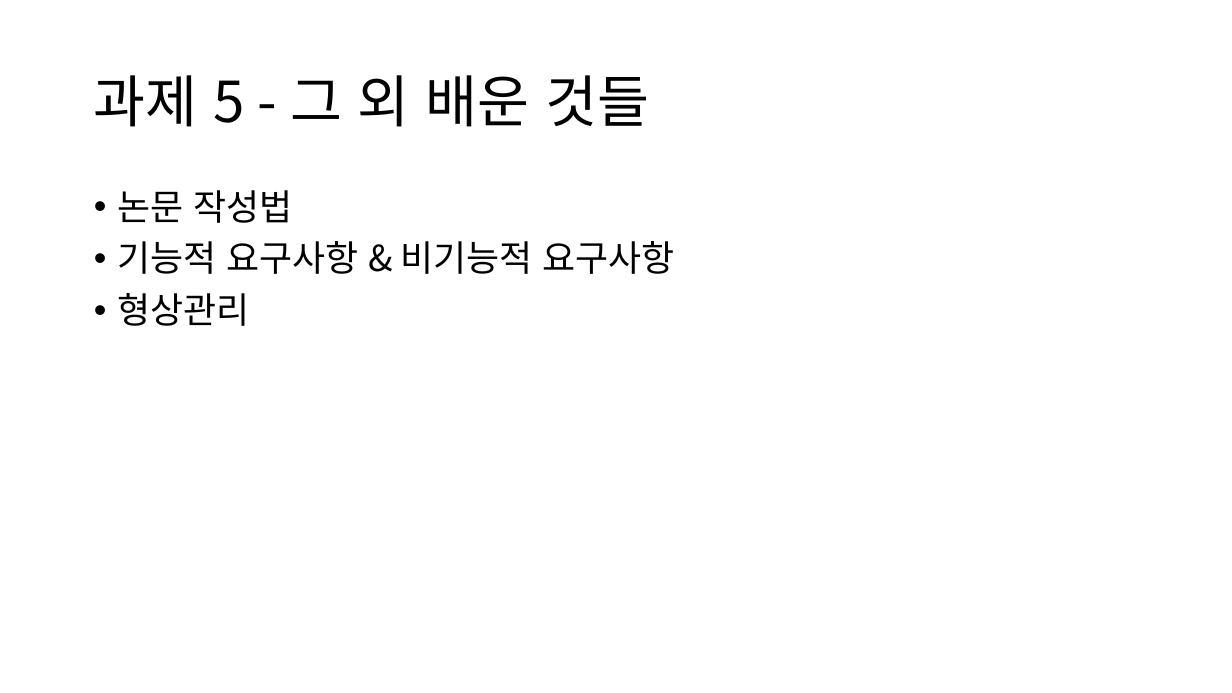
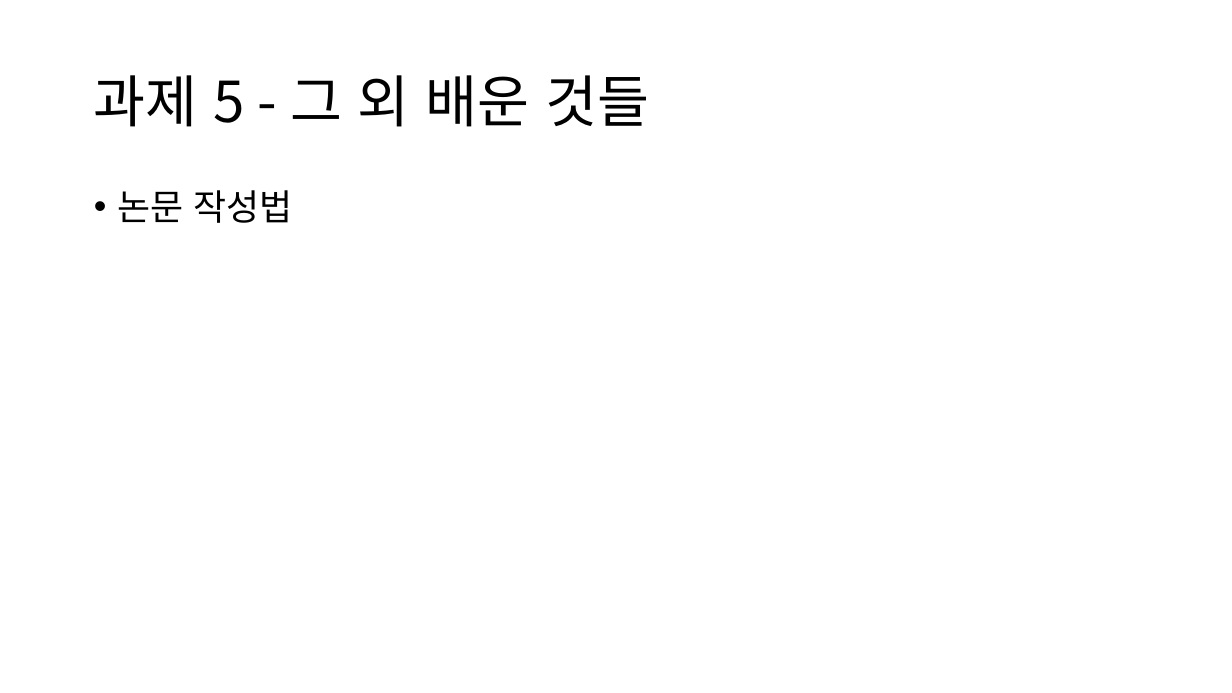
Before and after one commit to TUK-pedestrianSafety/document, a slide deck: slide 43 of ppt/소프트웨어 응용설계 발표자료.pptx (slide 13 before the commit). Drawn at 1232x693 pixels with LibreOffice and Linux fonts; fonts in the diff are those of the drawing. Boxes give left, top, right and bottom in pixels: in the first picture for what was removed or moved away, otherwise in the second. Text is boxed around its words. In the diff, an @@ line names an element or a change of style, - is before the commit and + after.

```diff
--- a/ppt/소프트웨어 응용설계 발표자료.pptx
+++ b/ppt/소프트웨어 응용설계 발표자료.pptx
@@ text at (117, 241, 675, 326): paragraphs removed @@
-• 기능적 요구사항 & 비기능적 요구사항
-• 형상관리
```
Also in this commit, not shown: 11 other slides changed, 32 slides added, 3 other files.
